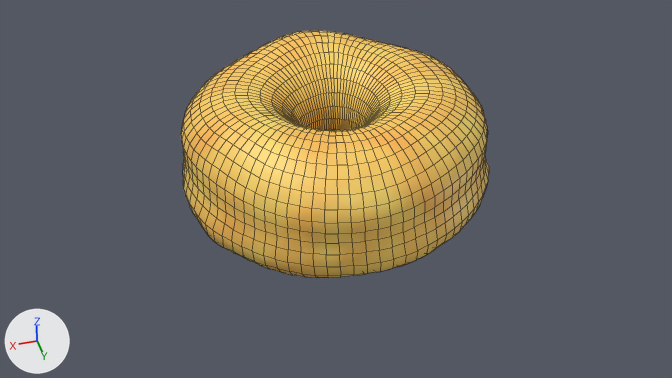
What one commit did to the Blender file donut.blend.
Camera for both pictures: the file's camera 'Camera'. Lighting does not change. The marker at lower left points along +X, +Y and +Z. Mesh edges are drawn as thin lines.

In view in the first picture: 'Donut'.
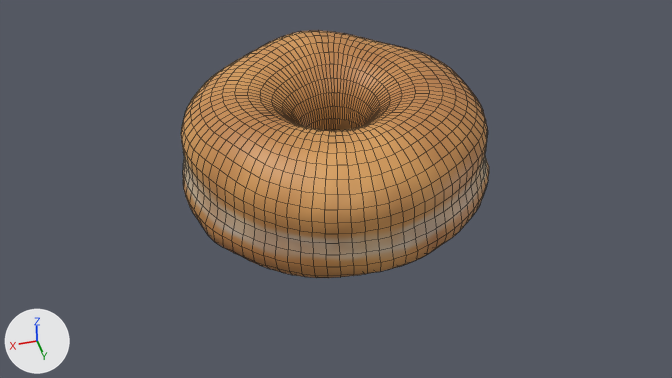
What differs and where, as boxes [x1, y1, x2, y2] in the pictures (672 x 378 px):
'Donut', surface changed: [181, 30, 489, 278] in both

Patch to the scene script:
```diff
--- a/donut.blend.py
+++ b/donut.blend.py
@@ img_donut_base @@
+img_donut_base = load_image('Donut Base', 'Donut Base.png', 512, 512, 'sRGB')
@@ mat_material_002 @@
 mat_material_002 = bpy.data.materials.new('Material.002')
-# nodes: BsdfPrincipled, Bump, OutputMaterial, TexCoord, TexNoise, ValToRGB
-# colours: yellow #ffea75, orange #ff9836
+# nodes: BsdfPrincipled, Bump, Mix, OutputMaterial, TexCoord, TexImage, TexNoise
+# uses the picture img_donut_base
```
